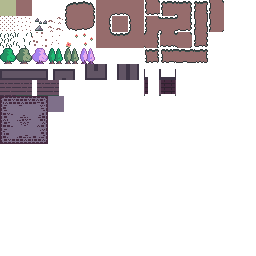
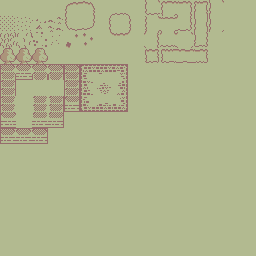
Layers edited between the first and the second 256 × 256 image:
showed "DESATURATED TILES Merged", painted on it over (x1=0, y1=0, x2=256, y2=256)
hid "SATURATED TILES Merged", opacity 100% → 39%, painted on it over (x1=0, y1=0, x2=256, y2=256)
showed "Grass", painted on it over (x1=0, y1=0, x2=256, y2=256)
